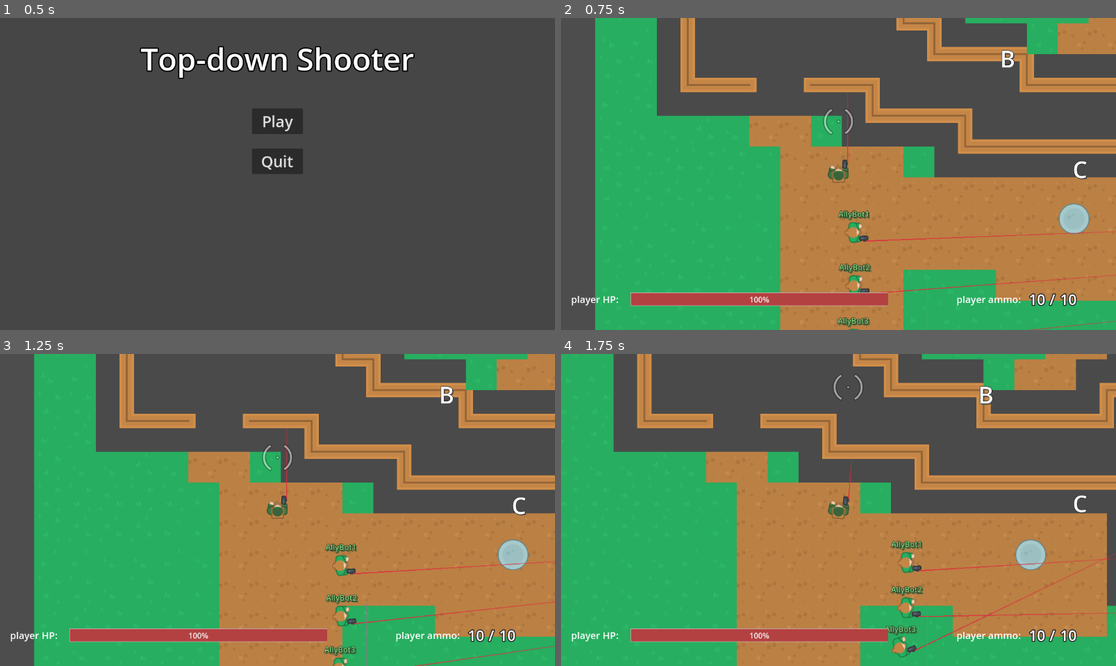
Above: before the commit, frames 1-4 (two rows, left to right).
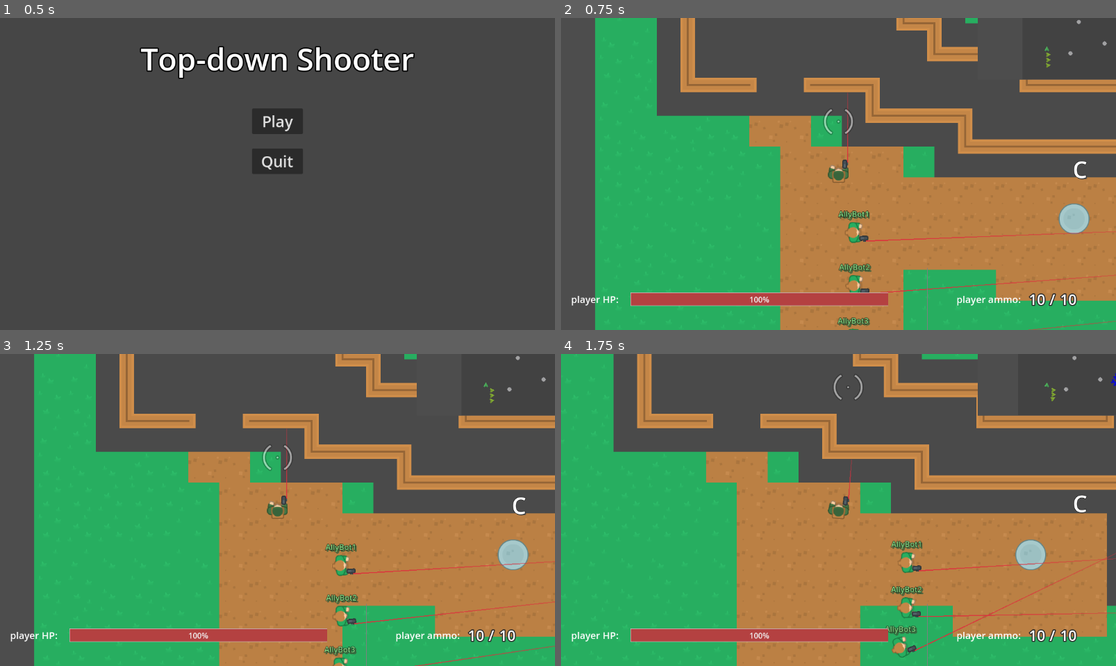
Above: after the commit, the same moments.

Repository: ZeromaXHe/MyGitRepository
Game: Godot game, scene res://scenes/main_menu_screen.tscn
The game is run twice, just before and just after one commit, with the same random seed, the same clock (stepped at 60 frames per second) and the same inputs.
Inputs (mouse positions are in pixels of both pictures, inside the frame that each line leads up to):
- Up to frame 1 (0.5 s): no input
- Up to frame 2 (0.75 s): click "Play" at 0.5 s
- Up to frame 3 (1.25 s): no input
- Up to frame 4 (1.75 s): tap Enter at 1.25 s; move the mouse to (849, 388) at 1.27 s; press the mouse at (849, 388) at 1.28 s; hold D (right) from 1.28 s (still down)

Frame 1 is identical in both runs. In frame 2, 2.8% of the frame differs, in the area x 75-100%, y 0-20%; in frame 3, 2.8%; in frame 4, 2.7%.

Commit message:
feature(GodotDemo): GodotProjects 俯视角射击游戏 - 小地图；游戏中隐藏鼠标；玩家开枪和命中准星效果优化

Diff:
--- a/GodotDemo/GodotProjects/scenes/gui.tscn
+++ b/GodotDemo/GodotProjects/scenes/gui.tscn
@@ -1,8 +1,9 @@
-[gd_scene load_steps=7 format=3 uid="uid://b4p3jxjo4ufj5"]
+[gd_scene load_steps=8 format=3 uid="uid://b4p3jxjo4ufj5"]
 
 [ext_resource type="Script" path="res://scripts/kill_info.gd" id="1_cmmym"]
 [ext_resource type="Script" path="res://scripts/gui.gd" id="1_rug4d"]
 [ext_resource type="Texture2D" uid="uid://cecm3bqtanb5x" path="res://assets/crosshair_pack/PNG/Outline/crosshair086.png" id="3_5b1lr"]
+[ext_resource type="PackedScene" uid="uid://dp0kp8hwx64tu" path="res://scenes/mini_map.tscn" id="3_q2fbp"]
 [ext_resource type="Texture2D" uid="uid://jxtmigml6awr" path="res://assets/crosshair_pack/PNG/Outline/crosshair066.png" id="4_jxgh3"]
 
 [sub_resource type="StyleBoxFlat" id="StyleBoxFlat_qiq25"]
@@ -88,6 +89,7 @@
 [node name="MarginContainer" type="MarginContainer" parent="Rows/TopRow"]
 layout_mode = 2
 size_flags_horizontal = 3
+size_flags_stretch_ratio = 3.0
 theme_override_constants/margin_left = 50
 theme_override_constants/margin_top = 10
 theme_override_constants/margin_right = 10
@@ -105,6 +107,18 @@
 scroll_active = false
 script = ExtResource("1_cmmym")
 
+[node name="SubViewportContainer" type="SubViewportContainer" parent="Rows/TopRow"]
+layout_mode = 2
+size_flags_horizontal = 3
+stretch = true
+
+[node name="SubViewport" type="SubViewport" parent="Rows/TopRow/SubViewportContainer"]
+handle_input_locally = false
+size = Vector2i(287, 128)
+render_target_update_mode = 4
+
+[node name="MiniMap" parent="Rows/TopRow/SubViewportContainer/SubViewport" instance=ExtResource("3_q2fbp")]
+
 [node name="MidRow" type="HBoxContainer" parent="Rows"]
 layout_mode = 2
 size_flags_vertical = 3
@@ -179,15 +193,25 @@
 theme_override_font_sizes/font_size = 30
 text = "10"
 
-[node name="HitMark" type="Sprite2D" parent="."]
+[node name="HitMark" type="TextureRect" parent="."]
+offset_left = -36.0
+offset_top = -36.0
+offset_right = 36.0
+offset_bottom = 36.0
+pivot_offset = Vector2(36, 36)
 texture = ExtResource("3_5b1lr")
 
 [node name="HitMarkHideTimer" type="Timer" parent="HitMark"]
 wait_time = 0.2
 one_shot = true
 
-[node name="AimMark" type="Sprite2D" parent="."]
+[node name="AimMark" type="TextureRect" parent="."]
 modulate = Color(1, 1, 1, 0.498039)
+offset_left = -36.0
+offset_top = -36.0
+offset_right = 36.0
+offset_bottom = 36.0
+pivot_offset = Vector2(36, 36)
 texture = ExtResource("4_jxgh3")
 
 [connection signal="timeout" from="HitMark/HitMarkHideTimer" to="." method="_on_hit_mark_hide_timer_timeout"]
--- /dev/null
+++ b/GodotDemo/GodotProjects/scenes/mini_map.tscn
@@ -0,0 +1,34 @@
+[gd_scene load_steps=5 format=3 uid="uid://dp0kp8hwx64tu"]
+
+[ext_resource type="Script" path="res://scripts/mini_map.gd" id="1_cy5v7"]
+[ext_resource type="Texture2D" uid="uid://bpbyokcakyxsf" path="res://assets/simple_space/PNG/Retina/ship_E.png" id="1_u41vq"]
+
+[sub_resource type="Gradient" id="Gradient_iat7e"]
+offsets = PackedFloat32Array(0)
+colors = PackedColorArray(0.260506, 0.260506, 0.260506, 1)
+
+[sub_resource type="GradientTexture2D" id="GradientTexture2D_d6tfn"]
+gradient = SubResource("Gradient_iat7e")
+width = 2750
+height = 1750
+
+[node name="MiniMap" type="Node2D"]
+script = ExtResource("1_cy5v7")
+
+[node name="Ground" type="Sprite2D" parent="."]
+position = Vector2(609, 136)
+texture = SubResource("GradientTexture2D_d6tfn")
+
+[node name="MapCamera" type="Camera2D" parent="."]
+position = Vector2(559, 317)
+rotation = 1.5708
+zoom = Vector2(0.1, 0.1)
+
+[node name="PlayerIcon" type="Sprite2D" parent="."]
+modulate = Color(0.321569, 0.827451, 0.384314, 0.803922)
+position = Vector2(559, 317)
+rotation = 1.5708
+texture = ExtResource("1_u41vq")
+
+[node name="RemoteTransform2D" type="RemoteTransform2D" parent="PlayerIcon"]
+remote_path = NodePath("../../MapCamera")
--- a/GodotDemo/GodotProjects/scripts/game_over_screen.gd
+++ b/GodotDemo/GodotProjects/scripts/game_over_screen.gd
@@ -6,6 +6,8 @@
 
 func _ready() -> void:
 	get_tree().paused = true
+	# 显示鼠标
+	DisplayServer.mouse_set_mode(DisplayServer.MOUSE_MODE_VISIBLE)
 
 
 func set_title(win: bool):
--- a/GodotDemo/GodotProjects/scripts/gui.gd
+++ b/GodotDemo/GodotProjects/scripts/gui.gd
@@ -9,9 +9,10 @@
 @onready var base_a_label: Label = $BaseALabel
 @onready var base_b_label: Label = $BaseBLabel
 @onready var base_c_label: Label = $BaseCLabel
-@onready var aim_mark: Sprite2D = $AimMark
-@onready var hit_mark: Sprite2D = $HitMark
+@onready var aim_mark: TextureRect = $AimMark
+@onready var hit_mark: TextureRect = $HitMark
 @onready var hit_mark_hide_timer: Timer = $HitMark/HitMarkHideTimer
+@onready var mini_map: MiniMap = $Rows/TopRow/SubViewportContainer/SubViewport/MiniMap
 
 var max_ammo_value: int
 var player: Player = null
@@ -38,7 +39,8 @@
 	if base_c_label.visible:
 		base_c_label.position = calc_base_label_position(base_c)
 
-	aim_mark.global_position = aim_mark.get_global_mouse_position()
+	# TextureRect 居然还要自己减 pivot_offset？
+	aim_mark.global_position = aim_mark.get_global_mouse_position() - aim_mark.pivot_offset
 
 
 func handle_actor_killed(killed: Actor, killer: Actor):
@@ -47,12 +49,25 @@
 		show_player_hit_mark(true)
 
 	kill_info.handle_actor_killed(killed, killer)
+	mini_map.delete_actor_icon(killed)
+
+
+func handle_unit_spawned(actor: Actor):
+	mini_map.create_actor_icon(actor)
+
+
+func player_fired():
+	# scale 是 Vector2，写成 float 也不报错…… Godot 这个隐藏错误的特性真是让人头大，我还是喜欢尽早暴露异常
+	var tween = get_tree().create_tween()
+	tween.tween_property(aim_mark, "scale", Vector2(1.5, 1.5), 0.05)
+	tween.tween_property(aim_mark, "scale", Vector2.ONE, 0.05)
 
 
 func show_player_hit_mark(kill: bool):
 	# DisplayServer.mouse_get_position() 结果是 Vector2i，而且是屏幕坐标不是窗口坐标！
-	hit_mark.global_position = hit_mark.get_global_mouse_position()
-	hit_mark.modulate = Color(0.941176, 0.501961, 0.501961, 0.7) if kill else Color(1, 1, 1, 0.7)
+	hit_mark.global_position = hit_mark.get_global_mouse_position() - hit_mark.pivot_offset
+	hit_mark.modulate = Color(Color.RED, 0.7) if kill else Color(Color.WHITE, 0.7)
+	hit_mark.scale = Vector2(1.5, 1.5) if kill else Vector2.ONE
 	hit_mark.show()
 	hit_mark_hide_timer.start()
 
@@ -92,6 +107,8 @@
 		cap_base.exited_screen.connect(handle_base_exited_screen)
 		cap_base.entered_screen.connect(handle_base_entered_screen)
 		cap_base.base_captured.connect(handle_base_captured)
+
+		mini_map.create_base_icon(cap_base)
 
 
 func handle_base_exited_screen(base: CapturableBase):
--- a/GodotDemo/GodotProjects/scripts/main.gd
+++ b/GodotDemo/GodotProjects/scripts/main.gd
@@ -20,6 +20,8 @@
 func _ready():
 	# 刷新随机种子
 	randomize()
+	# 隐藏鼠标
+	DisplayServer.mouse_set_mode(DisplayServer.MOUSE_MODE_HIDDEN)
 
 	GlobalSignals.bullet_fired.connect(handle_bullet_fired)
 	GlobalSignals.bullet_hit_actor.connect(handle_bullet_hit_actor)
@@ -33,9 +35,9 @@
 	capturable_base_manager.player_lost_all_bases.connect(handle_player_lose)
 
 	# 初始化地图 AI
-	ally_ai.unit_spawned.connect(name_labels_manager.handle_unit_spawned)
+	ally_ai.unit_spawned.connect(handle_unit_spawned)
 	ally_ai.player_inited.connect(handle_player_inited)
-	enemy_ai.unit_spawned.connect(name_labels_manager.handle_unit_spawned)
+	enemy_ai.unit_spawned.connect(handle_unit_spawned)
 	ally_ai.initialize(bases, ally_respawns.get_children())
 	enemy_ai.initialize(bases, enemy_respawns.get_children())
 
@@ -43,11 +45,19 @@
 	gui.bind_bases(bases)
 
 
+func handle_unit_spawned(actor: Actor):
+	# 生成名字标签
+	name_labels_manager.handle_unit_spawned(actor)
+	# 生成小地图角色图标
+	gui.handle_unit_spawned(actor)
+
+
 func handle_bullet_fired(bullet: Bullet):
 	bullet_manager.handle_bullet_spawned(bullet)
 	# 玩家开枪时震动镜头
 	if bullet.shooter.is_player():
 		camera.shake_camera(30)
+		gui.player_fired()
 
 
 func handle_bullet_hit_actor(actor: Actor, shooter: Actor, bullet_global_rotation: float, bullet_global_position: Vector2):
@@ -90,6 +100,7 @@
 
 
 func game_over(win: bool):
+	# 释放没播放完的粒子效果
 	particles.queue_free()
 	var game_over: GameOverScreen = game_over_scene.instantiate() as GameOverScreen
 	add_child(game_over)
--- a/GodotDemo/GodotProjects/scripts/main_menu_screen.gd
+++ b/GodotDemo/GodotProjects/scripts/main_menu_screen.gd
@@ -1,4 +1,9 @@
 extends CanvasLayer
+
+
+func _ready() -> void:
+	# 显示鼠标
+	DisplayServer.mouse_set_mode(DisplayServer.MOUSE_MODE_VISIBLE)
 
 
 func _on_play_button_pressed() -> void:
--- /dev/null
+++ b/GodotDemo/GodotProjects/scripts/mini_map.gd
@@ -0,0 +1,65 @@
+extends Node2D
+class_name MiniMap
+
+
+@onready var player_icon: Sprite2D = $PlayerIcon
+
+var actor_icon_map: Dictionary = {}
+var base_icon_map: Dictionary = {}
+
+
+func _process(delta: float) -> void:
+	for actor in actor_icon_map:
+		sync_actor_transform_to_icon(actor, actor_icon_map[actor])
+
+
+func sync_actor_transform_to_icon(actor: Actor, icon: Sprite2D):
+	icon.global_position = actor.global_position
+	# 图像是向上的，但 Actor 图片向右，所以要多转 90 度
+	icon.global_rotation_degrees = actor.global_rotation_degrees + 90
+
+
+func create_actor_icon(actor: Actor):
+	if actor.is_player():
+		actor_icon_map[actor] = player_icon
+	else:
+		var icon = Sprite2D.new()
+		icon.name = actor.name + "Icon"
+		icon.texture = load("res://assets/simple_space/PNG/Retina/ship_E.png")
+		if actor.team.side == Team.Side.PLAYER:
+			icon.modulate = Color(Color.YELLOW_GREEN, 0.8)
+		elif actor.team.side == Team.Side.ENEMY:
+			icon.modulate = Color(Color.BLUE, 0.8)
+		sync_actor_transform_to_icon(actor, icon)
+		actor_icon_map[actor] = icon
+		add_child(icon)
+
+
+func delete_actor_icon(actor: Actor):
+	if not actor.is_player():
+		actor_icon_map[actor].queue_free()
+		actor_icon_map.erase(actor)
+
+
+func create_base_icon(base: CapturableBase):
+	var icon = Sprite2D.new()
+	icon.name = base.name + "Icon"
+	icon.texture = load("res://assets/simple_space/PNG/Retina/meteor_detailedLarge.png")
+	icon.modulate = get_base_icon_color(base)
+	icon.global_position = base.global_position
+	base.base_captured.connect(handle_base_captured)
+	base_icon_map[base] = icon
+	add_child(icon)
+
+
+func handle_base_captured(base: CapturableBase):
+	base_icon_map[base].modulate = get_base_icon_color(base)
+
+
+func get_base_icon_color(base: CapturableBase) -> Color:
+	if base.team.side == Team.Side.PLAYER:
+		return Color(Color.DARK_GREEN, 0.8)
+	elif base.team.side == Team.Side.ENEMY:
+		return Color(Color.DARK_BLUE, 0.8)
+	else:
+		return Color(Color.GRAY, 0.8)
--- a/GodotDemo/GodotProjects/scripts/pause_screen.gd
+++ b/GodotDemo/GodotProjects/scripts/pause_screen.gd
@@ -3,6 +3,8 @@
 
 func _ready() -> void:
 	get_tree().paused = true
+	# 显示鼠标
+	DisplayServer.mouse_set_mode(DisplayServer.MOUSE_MODE_VISIBLE)
 
 
 func _on_continue_button_pressed() -> void:
Binary file added: GodotDemo/GodotProjects/assets/simple_space/PNG/Retina/icon_exclamationLarge.png
Not shown, added: GodotDemo/GodotProjects/assets/simple_space/PNG/Retina/icon_exclamationLarge.png.import
Binary file added: GodotDemo/GodotProjects/assets/simple_space/PNG/Retina/meteor_detailedLarge.png
Not shown, added: GodotDemo/GodotProjects/assets/simple_space/PNG/Retina/meteor_detailedLarge.png.import
Binary file added: GodotDemo/GodotProjects/assets/simple_space/PNG/Retina/ship_E.png
Not shown, added: GodotDemo/GodotProjects/assets/simple_space/PNG/Retina/ship_E.png.import
